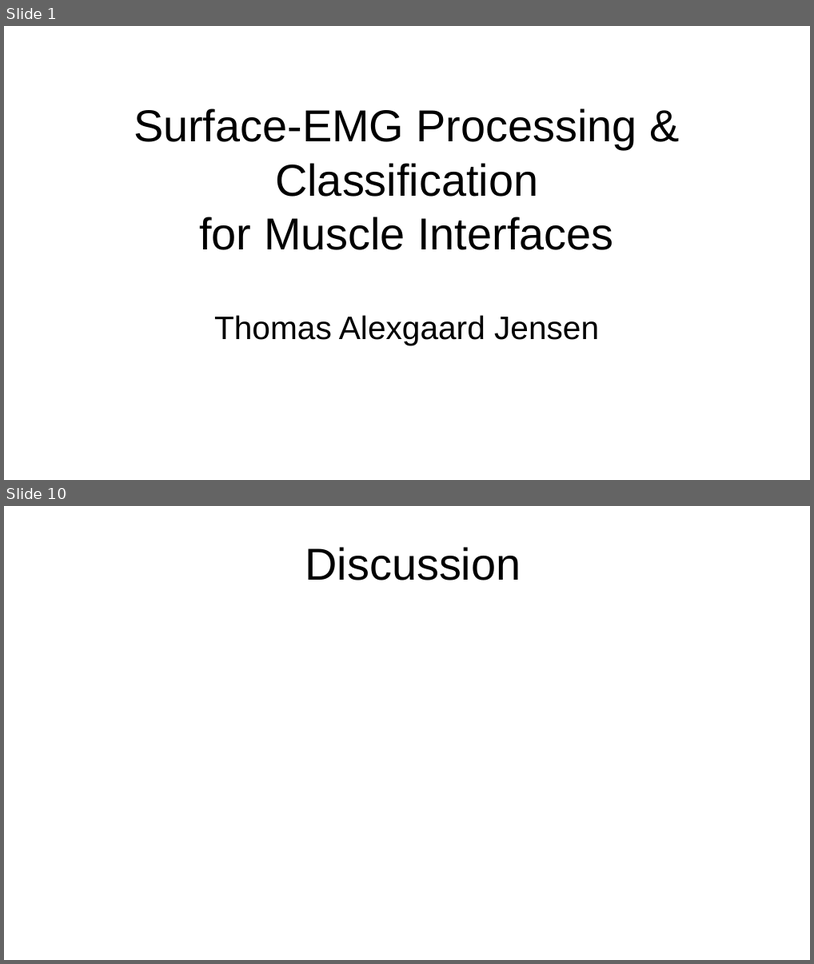
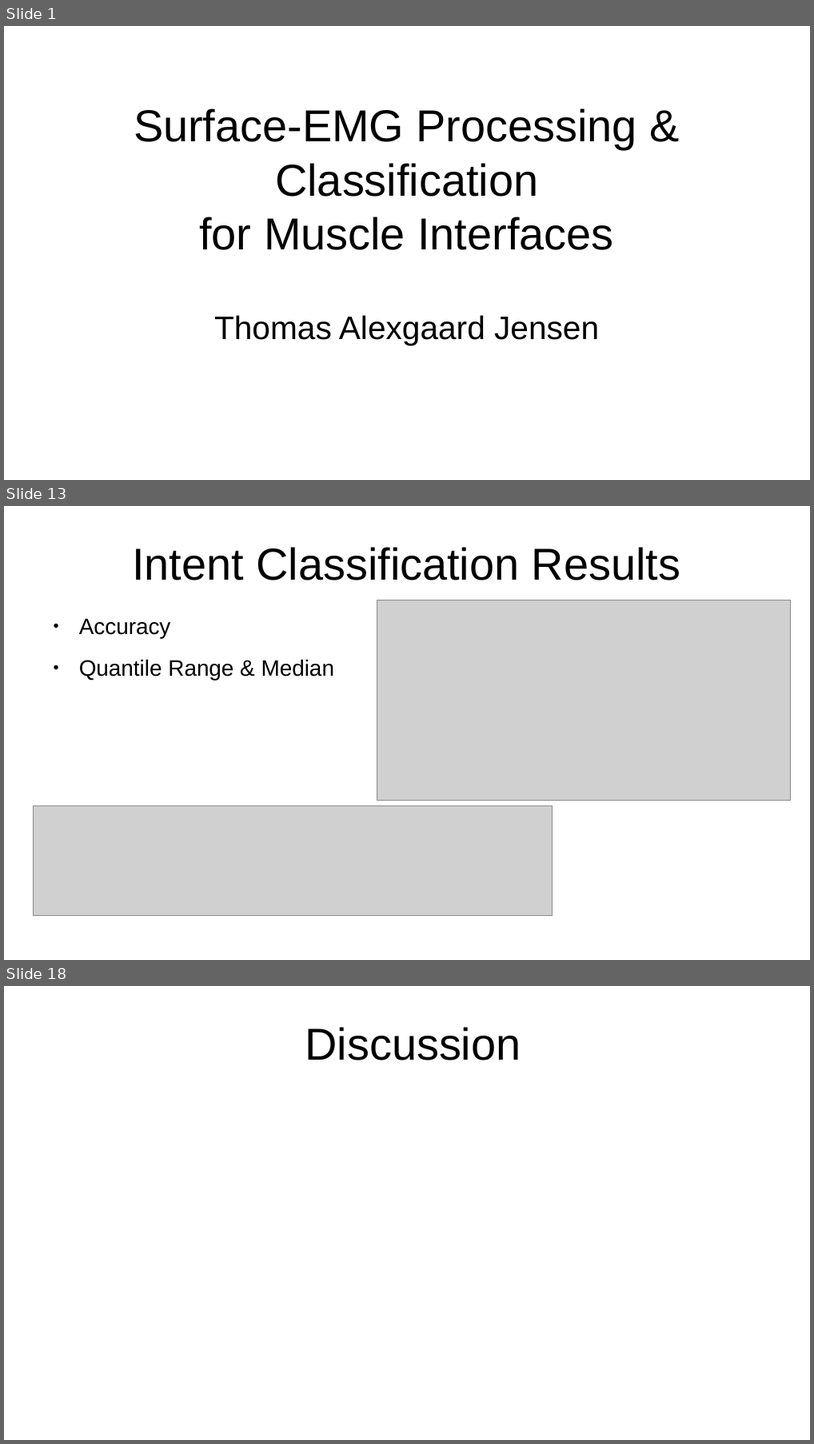
Before and after one commit to thom9258/masters-thesis, a slide deck: presentation/Presentation.odp. Shown one above the other, each under a label of ours: slides 1 and 10 before the commit, slides 1, 13 and 18 after it; the slides between them are not shown. The pictures are 814x964 and 814x1444 pixels, drawn with LibreOffice and Linux fonts; fonts in the diff are those of the drawing; grey boxes stand for pictures. Boxes give left, top, right and bottom in pixels: in the first picture for what was removed or moved away, otherwise in the second. Text is boxed around its words. In the diff, an @@ line names an element or a change of style, - is before the commit and + after.

```diff
--- a/presentation/Presentation.odp
+++ b/presentation/Presentation.odp
@@ slide 13 added at box(4, 506, 810, 960), background #FFFFFF @@
@@ title added at box(132, 547, 681, 580), 44 pt, text #000000 @@
+Intent Classification Results
@@ picture added at box(377, 600, 791, 800) @@
@@ text added at box(79, 618, 334, 680), 22 pt, text #000000 @@
+● Accuracy
+● Quantile Range & Median
@@ picture added at box(34, 806, 553, 916) @@
@@ what was slide 10 is now slide 18 @@
```
Also in this commit, not shown: 1 slide changed, 14 other slides added, 7 slides removed.
